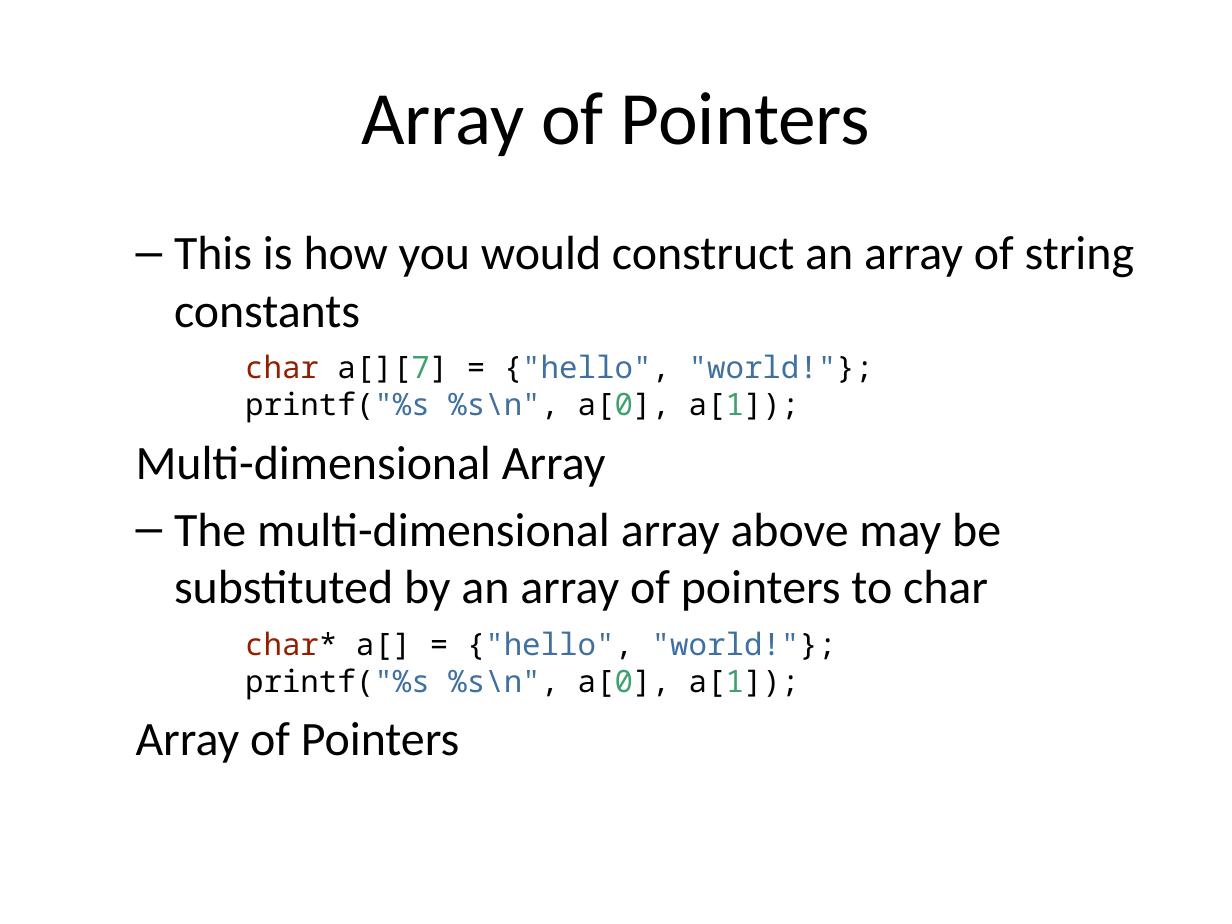
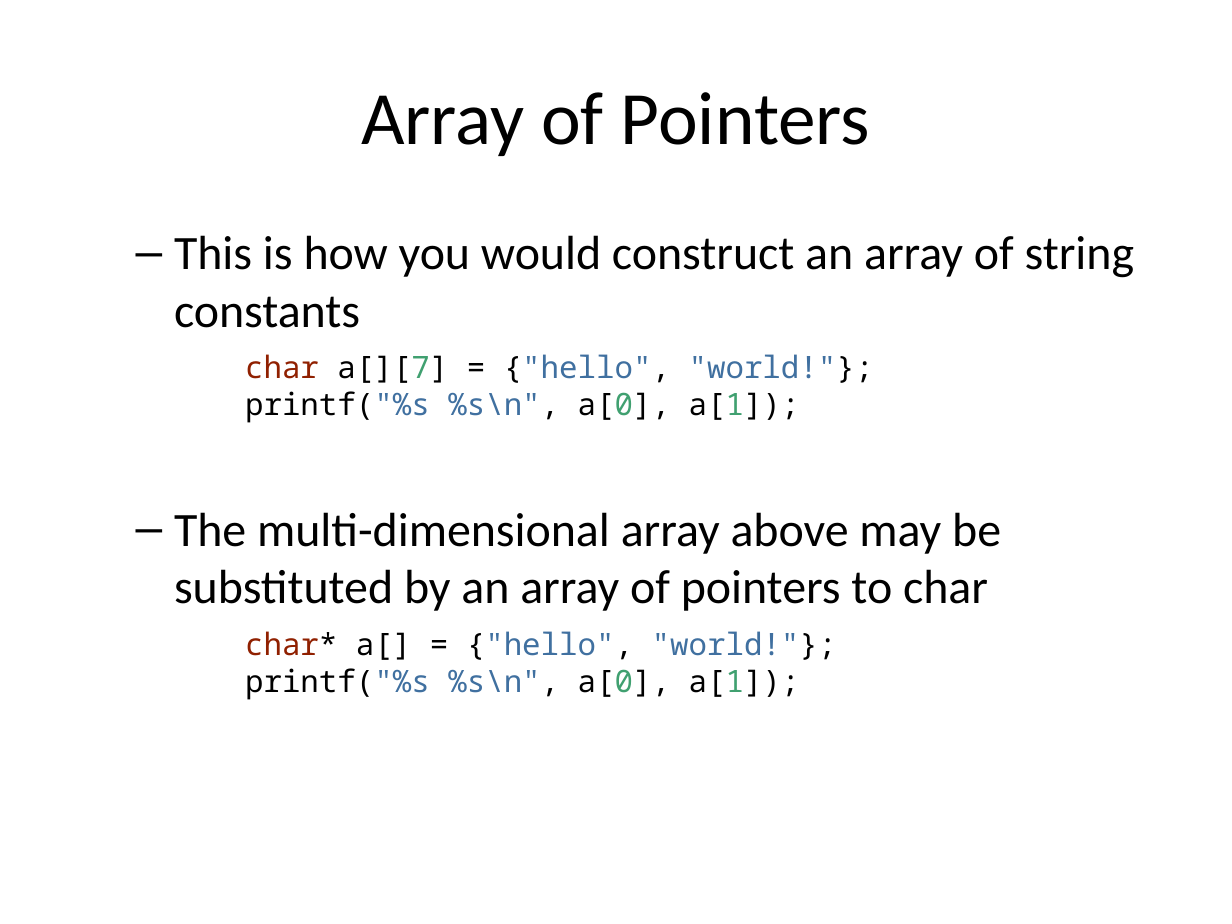
Before and after one commit to tewarid/course-c, a slide deck: slide 99 of slides.pptx (slide 97 before the commit). Drawn at 1232x924 pixels with LibreOffice and Linux fonts; fonts in the diff are those of the drawing. Boxes give left, top, right and bottom in pixels: in the first picture for what was removed or moved away, otherwise in the second. Text is boxed around its words. In the diff, an @@ line names an element or a change of style, - is before the commit and + after.

```diff
--- a/slides.pptx
+++ b/slides.pptx
@@ text at (x1=136, y1=445, x2=606, y2=487): paragraph removed @@
-  Multi-dimensional Array
@@ text at (x1=136, y1=722, x2=460, y2=763): paragraph removed @@
-  Array of Pointers
```
Also in this commit, not shown: 8 other slides changed, 2 slides added, 2 slides removed, 14 other files.
